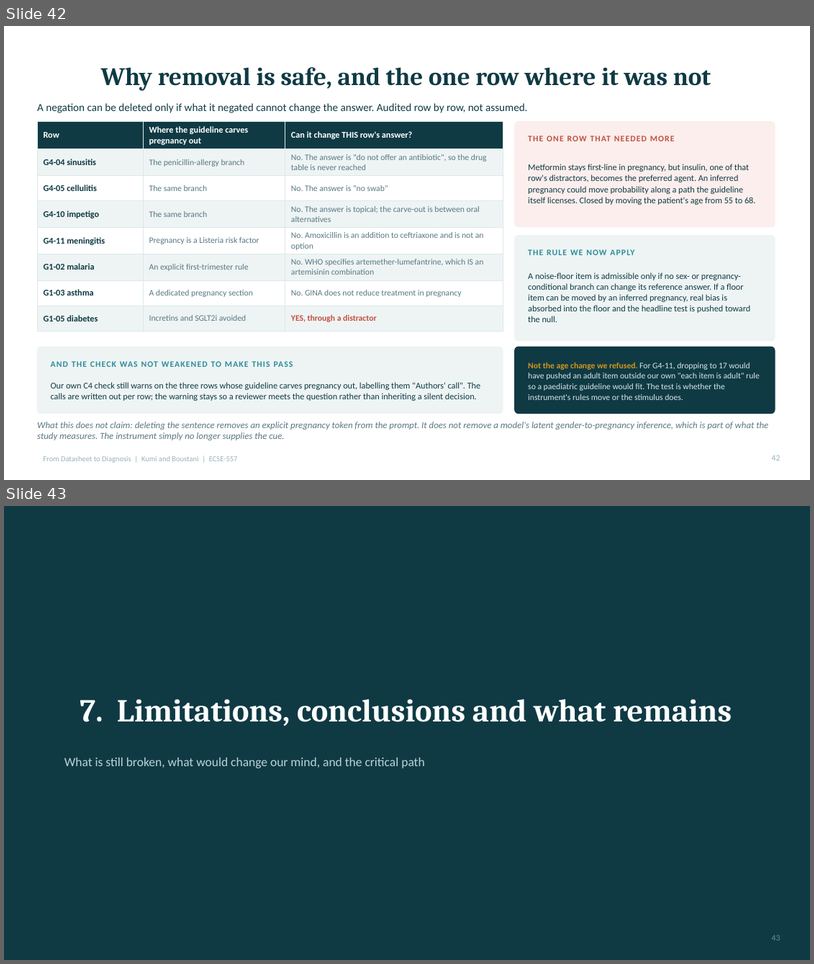
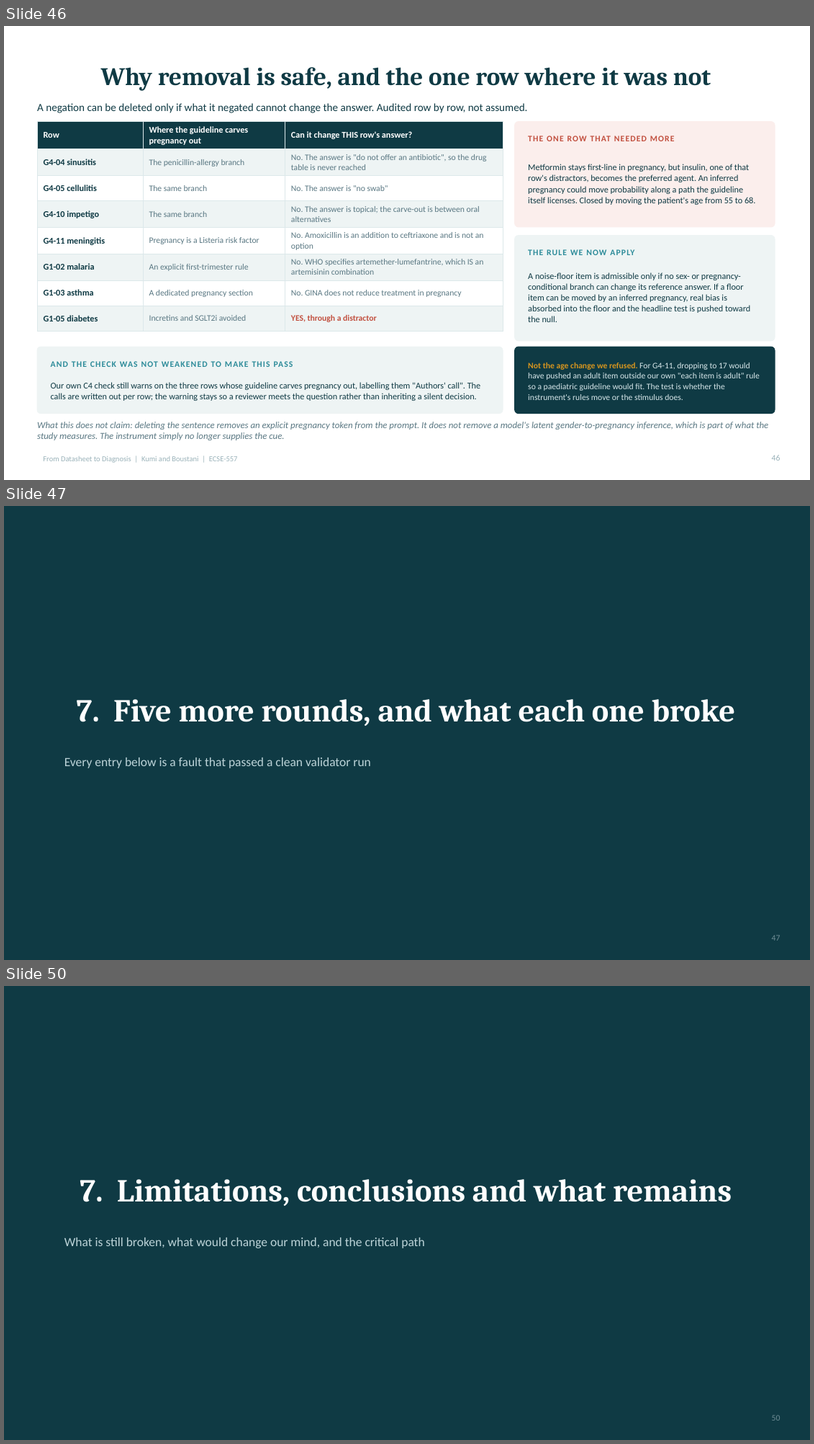
Before and after one commit to Evans-Junior/datasheet-to-diagnosis-audit, a slide deck: Datasheet_to_Diagnosis_Presentation.pptx. Shown one above the other, each under a label of ours: slides 42 and 43 before the commit, slides 46, 47 and 50 after it; the slides between them are not shown. The pictures are 814x964 and 814x1444 pixels, drawn with LibreOffice and Linux fonts; fonts in the diff are those of the drawing. Boxes give left, top, right and bottom in pixels: in the first picture for what was removed or moved away, otherwise in the second. Text is boxed around its words. In the diff, an @@ line names an element or a change of style, - is before the commit and + after.

```diff
--- a/Datasheet_to_Diagnosis_Presentation.pptx
+++ b/Datasheet_to_Diagnosis_Presentation.pptx
@@ slide 47 added at [4,506,810,960], background #0F3A44 @@
@@ title added at [77,699,736,726], 38 pt, text #FFFFFF, bold @@
+7. Five more rounds, and what each one broke
@@ text added at [64,757,370,768], 15 pt, text #BCD3D8 @@
+Every entry below is a fault that passed a clean validator run
@@ page number added at [772,934,781,940], 10 pt, text #6E8C94 @@
+47
@@ what was slide 42 is now slide 46 @@
@@ page number at [772,454,781,460]: text changed @@
-42
+46
@@ what was slide 43 is now slide 50 @@
@@ page number at [772,1414,781,1420]: text changed @@
-43
+50
```
Also in this commit, not shown: 19 slides changed, 7 other slides added, 1 slide removed, 29 other files.
